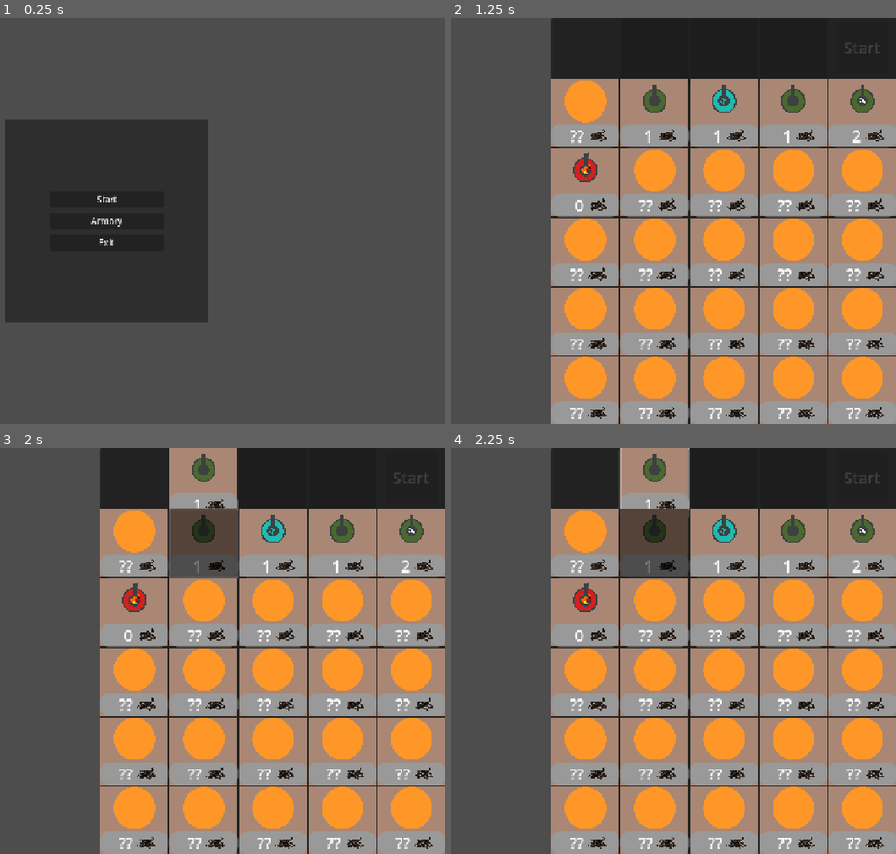
Above: before the commit, frames 1-4 (two rows, left to right).
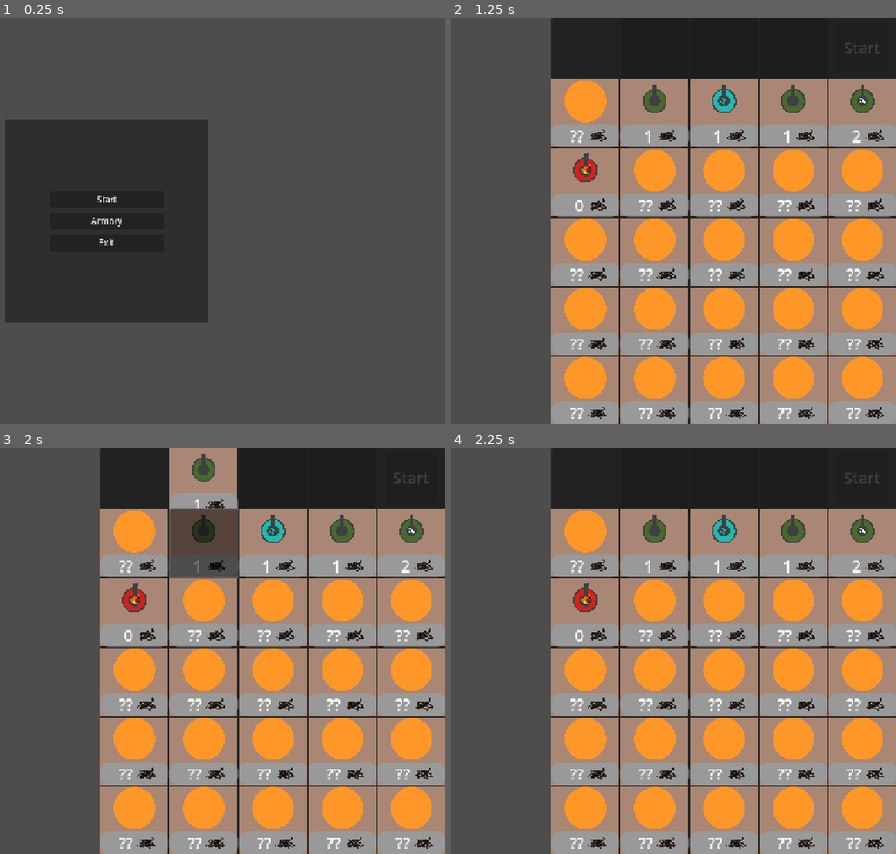
Above: after the commit, the same moments.

Repository: mykyta-bazhukhin/Cargo-Defense
Game: Godot game, scene res://Scenes/main_menu.tscn
Two runs of this game, one before a commit and one after it. Both use one fixed random seed, a clock stepped at 60 frames per second and the inputs below.
Inputs (mouse positions are in pixels of both pictures, inside the frame that each line leads up to):
- Up to frame 1 (0.25 s): no input
- Up to frame 2 (1.25 s): click "Start" at 0.5 s
- Up to frame 3 (2 s): click (204, 541) at 1.27 s
- Up to frame 4 (2.25 s): click (655, 480) at 2 s

Frames 1-3 are identical in both runs. In frame 4, 4.9% of the frame differs, in the area x 37-54%, y 0-32%.

Commit message:
tower selection screen done

Diff:
--- a/Scenes/main_scene.gd
+++ b/Scenes/main_scene.gd
@@ -1,11 +1,6 @@
 extends Node2D
 
-var TowerSampleScene = preload("res://Scenes/tower_sample.tscn")
-var TowerSniperScene = preload("res://Scenes/tower_sniper.tscn")
-var FreezeTowerScene = preload("res://Scenes/freeze_tower.tscn")
-var BasicTowerScene = preload("res://Scenes/basic_tower.tscn")
-var RepeaterTowerScene = preload("res://Scenes/repeater_tower.tscn")
-var FlameTowerScene = preload("res://Scenes/flame_tower.tscn")
+
 
 var tower_selection_array: Array = Global.selected_towers
 #
--- a/preperation_screen.gd
+++ b/preperation_screen.gd
@@ -12,10 +12,13 @@
 FlameTowerScene]
 var selected_towers: Array = [null,null,null]
 var cur_available_slot: int
+var empty_panel: Panel
 
 func _ready() -> void:
+	empty_panel = $%SelectedTowersList.get_child(0)
+	cur_available_slot = 0
 	$StartButton.disabled = true
-	cur_available_slot = 0
+
 	var tower_rows = $%AvailableTowersVBox.get_children()
 	var tower_num = 0
 	for row in tower_rows:
@@ -26,42 +29,54 @@
 				tower_num = tower_num + 1
 				continue
 			var tower_temp = all_towers[tower_num].instantiate()
-			#tower_panel.add_to_group("not selected")
 			tower_panel.get_child(1).connect("pressed", _on_avilable_tower_button_pressed.bind(tower_num, tower_panel))
 			tower_panel.get_node("VBoxContainer/TowerImage1").texture = tower_temp.get_node("Sprite2D").texture
 			tower_panel.get_node("VBoxContainer/PanelContainer/HBoxContainer/TowerCost1").text = str(tower_temp.cost)
 			tower_temp.free()
 			tower_num = tower_num + 1
 
-func _create_a_selected_panel(tower_panel):
+
+func tween_from_another_panel(selected_panel, another_panel):
+	var og_selected_position = Vector2(selected_panel.get_index()*131, 0)
+	var tween = get_tree().create_tween()
+	tween.tween_property(selected_panel, "position", another_panel.global_position, 0.01)
+	tween.tween_property(selected_panel, "position", og_selected_position, 1)
+func _sort_nulls(array: Array):
+	for i in range(array.size()-1):
+		if (array[i] == null and array[i+1] != null):
+			var temp = array[i]
+			array[i] = array[i+1]
+			array[i+1] = temp
+	return array
+func _create_a_selected_panel(slot_num, tower_panel):
 	$%SelectedTowersList.remove_child($%SelectedTowersList.get_child(cur_available_slot))
 	var selected_tower_panel = tower_panel.duplicate()
-	selected_tower_panel.get_child(1).connect("pressed", _on_selected_tower_button_pressed)
-	#print(selected_tower_panel.is_connected("pressed", _on_button_pressed))
+	selected_tower_panel.get_child(1).connect("pressed", _on_selected_tower_button_pressed.bind(slot_num, tower_panel, selected_tower_panel))
 	$%SelectedTowersList.add_child(selected_tower_panel)
 	$%SelectedTowersList.move_child(selected_tower_panel, cur_available_slot)
+	return selected_tower_panel
 
 func _on_avilable_tower_button_pressed(slot_num: int, tower_panel) -> void:
-	#var pending_all_tower_change
 	if (cur_available_slot < selected_towers.size() and selected_towers[cur_available_slot] == null
 	and all_towers[slot_num] != null):
 		selected_towers[cur_available_slot] = all_towers[slot_num]
 		all_towers[slot_num] = null
-		_create_a_selected_panel(tower_panel)
+		var selected_tower_panel = _create_a_selected_panel(slot_num, tower_panel)
+		#tween_from_another_panel(selected_tower_panel, tower_panel)
 		tower_panel.modulate = Color(0.5,0.5,0.5)
 		cur_available_slot = cur_available_slot + 1
 	if (cur_available_slot == selected_towers.size()):
 		$StartButton.disabled = false
-func _on_selected_tower_button_pressed() -> void:
-	pass
-	#if (all_towers[slot_num] == null):
-	#	pending_all_tower_change = selected_towers[cur_available_slot]
-	#	selected_towers[cur_available_slot] = null
-	#	#tower_panel.add_to_group("not selected")
-	#	cur_available_slot = cur_available_slot - 1
-	#all_towers[slot_num] = pending_all_tower_change
-
-
+func _on_selected_tower_button_pressed(og_slot_num, og_tower_panel, selected_tower_panel) -> void:
+	var selected_slot_num = selected_tower_panel.get_index()
+	all_towers[og_slot_num] = selected_towers[selected_slot_num]
+	og_tower_panel.modulate = Color(1,1,1)
+	selected_towers[selected_slot_num] = null
+	$%SelectedTowersList.get_child(selected_slot_num).queue_free()
+	$%SelectedTowersList.add_child(empty_panel.duplicate())
+	selected_towers = _sort_nulls(selected_towers)
+	cur_available_slot = cur_available_slot - 1
+	$StartButton.disabled = true
 func _on_start_button_pressed() -> void:
 	Global.selected_towers = selected_towers
 	get_tree().change_scene_to_file("res://Scenes/main_scene.tscn")
